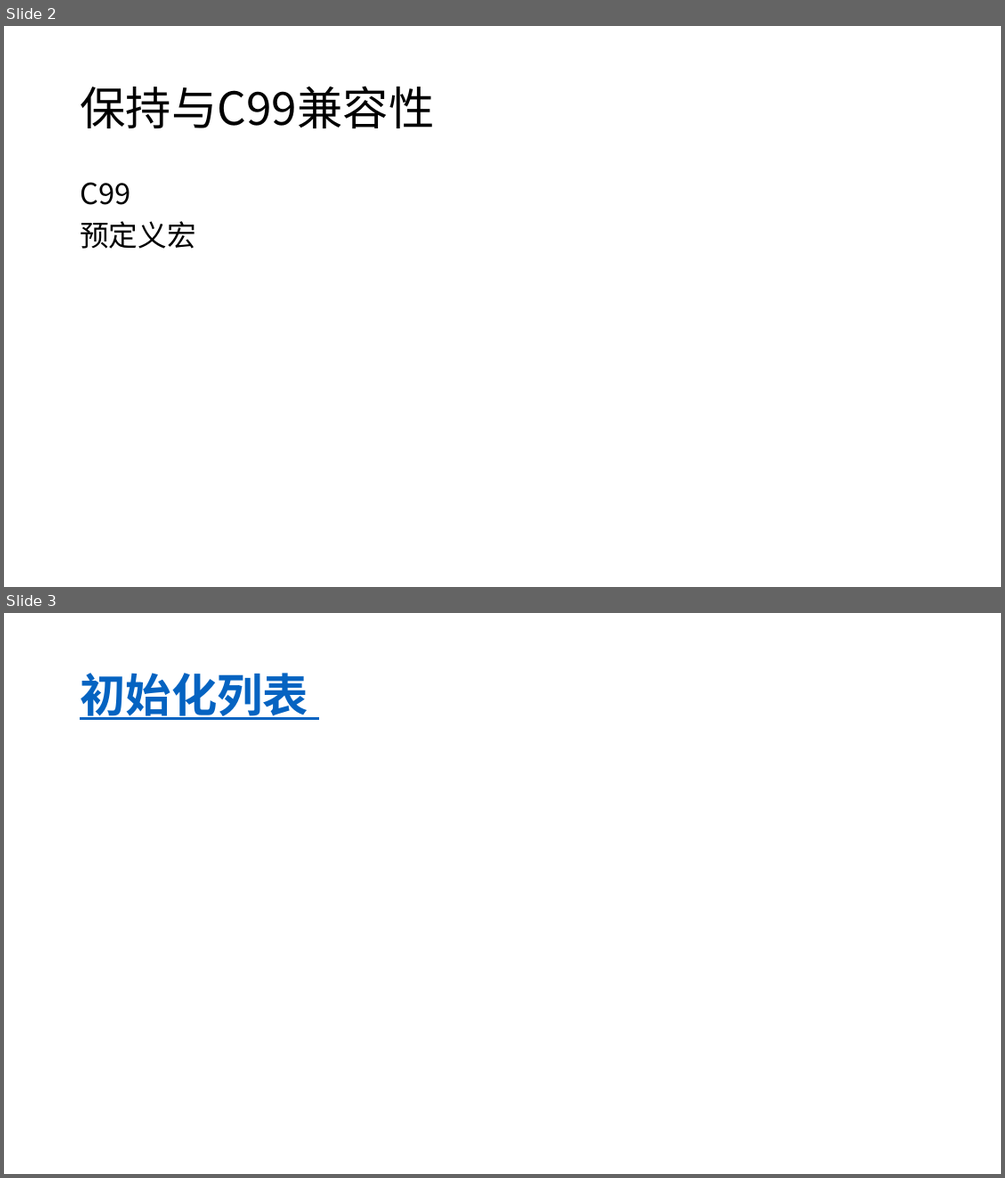
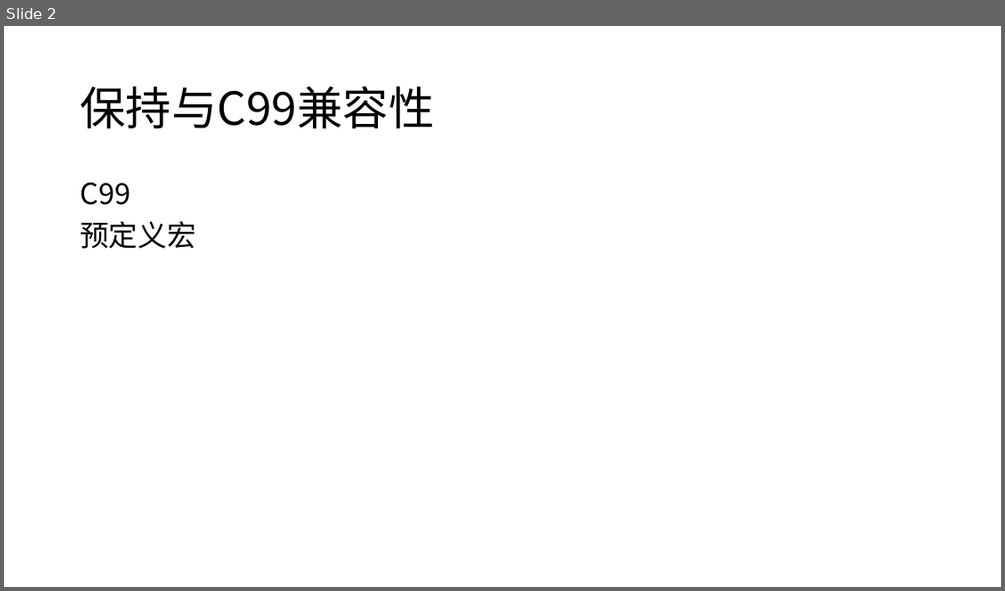
Before and after one commit to Mr-WangJin/cpp11, a slide deck: c++11.pptx. Shown one above the other, each under a label of ours: slides 2 and 3 before the commit, slide 2 after it. The pictures are 1005x1178 and 1005x591 pixels, drawn with LibreOffice and Linux fonts; fonts in the diff are those of the drawing. Boxes give left, top, right and bottom in pixels: in the first picture for what was removed or moved away, otherwise in the second. Text is boxed around its words. In the diff, an @@ line names an element or a change of style, - is before the commit and + after.

```diff
--- a/c++11.pptx
+++ b/c++11.pptx
@@ slide 3 removed at (4,613,1001,1174), background #FFFFFF @@
@@ title removed at (80,673,308,720) @@
-初始化列表
```
Also in this commit, not shown: 4 slides added, 6 other files.
